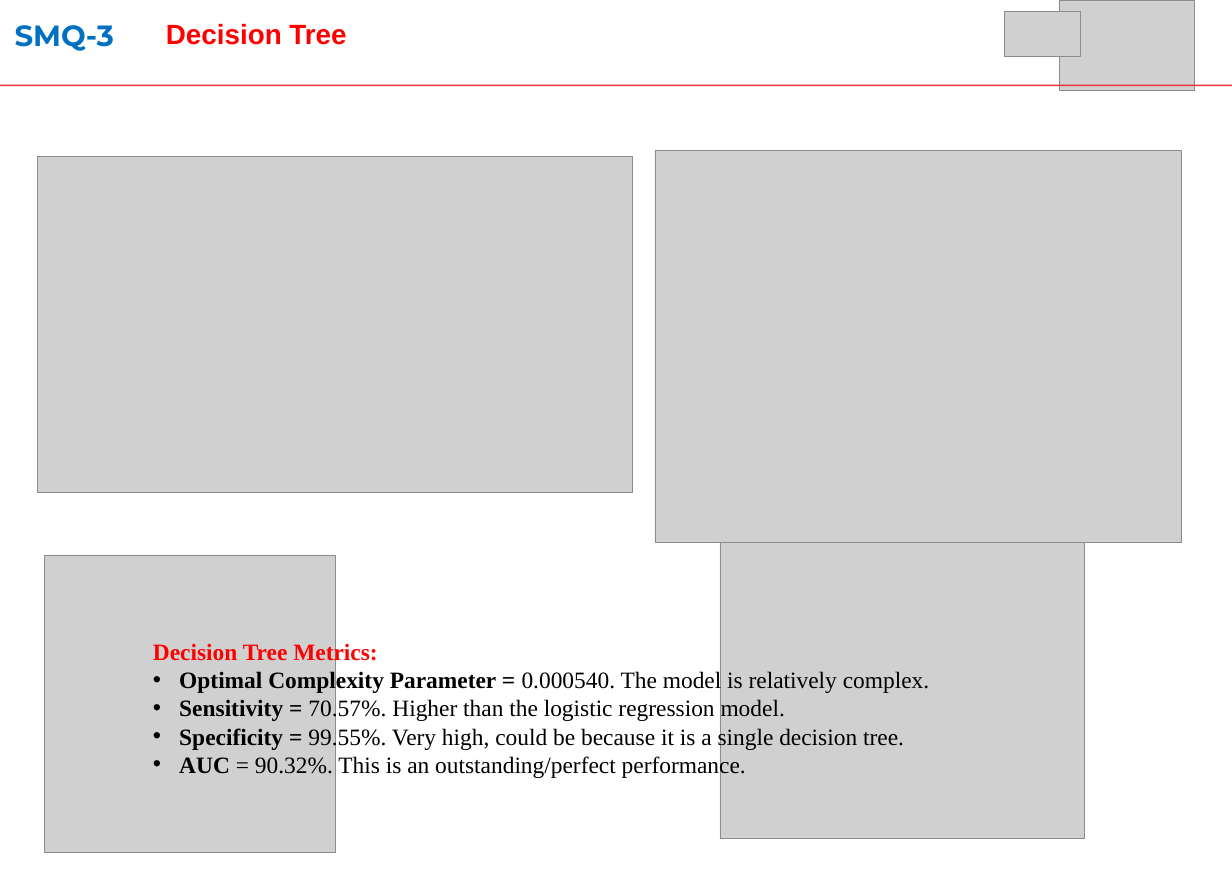
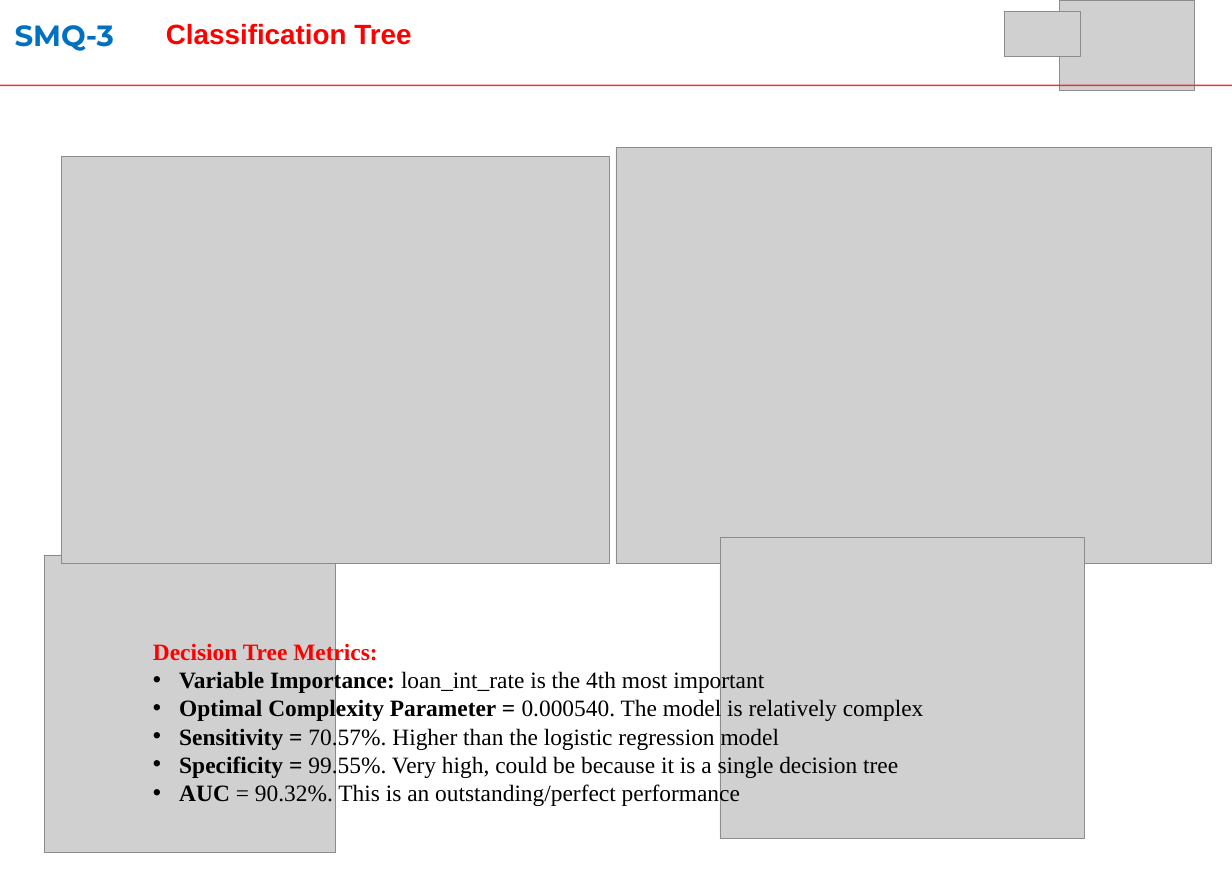
Before and after one commit to ulugbek-islomov/Intro-to-Data-Science-Project-2, a slide deck: slide 3 of Project 2_presentation_SMART #4.pptx (slide 7 before the commit). Drawn at 1232x871 pixels with LibreOffice and Linux fonts; fonts in the diff are those of the drawing; grey boxes stand for pictures. Boxes give left, top, right and bottom in pixels: in the first picture for what was removed or moved away, otherwise in the second. Text is boxed around its words. In the diff, an @@ line names an element or a change of style, - is before the commit and + after.

```diff
--- a/Project 2_presentation_SMART #4.pptx
+++ b/Project 2_presentation_SMART #4.pptx
@@ text at <box>166,23,411,45</box>: text changed @@
-Decision Tree
+Classification Tree
@@ picture: place and size @@
-picture at <box>655,151,1181,541</box>
+picture at <box>616,147,1211,563</box>
@@ picture: place and size @@
-picture at <box>37,156,633,492</box>
+picture at <box>61,156,609,563</box>
@@ text at <box>179,670,924,806</box>: text changed @@
-• Optimal Complexity Parameter = 0.000540. The model is relatively complex.
-• Sensitivity = 70.57%. Higher than the logistic regression model.
-• Specificity = 99.55%. Very high, could be because it is a single decision tree.
-• AUC = 90.32%. This is an outstanding/perfect performance.
+• Variable Importance: loan_int_rate is the 4th most important
+• Optimal Complexity Parameter = 0.000540. The model is relatively complex
+• Sensitivity = 70.57%. Higher than the logistic regression model
+• Specificity = 99.55%. Very high, could be because it is a single decision tree
+• AUC = 90.32%. This is an outstanding/perfect performance
```
Also in this commit, not shown: 3 other slides changed, 1 slide added, 4 slides removed.
